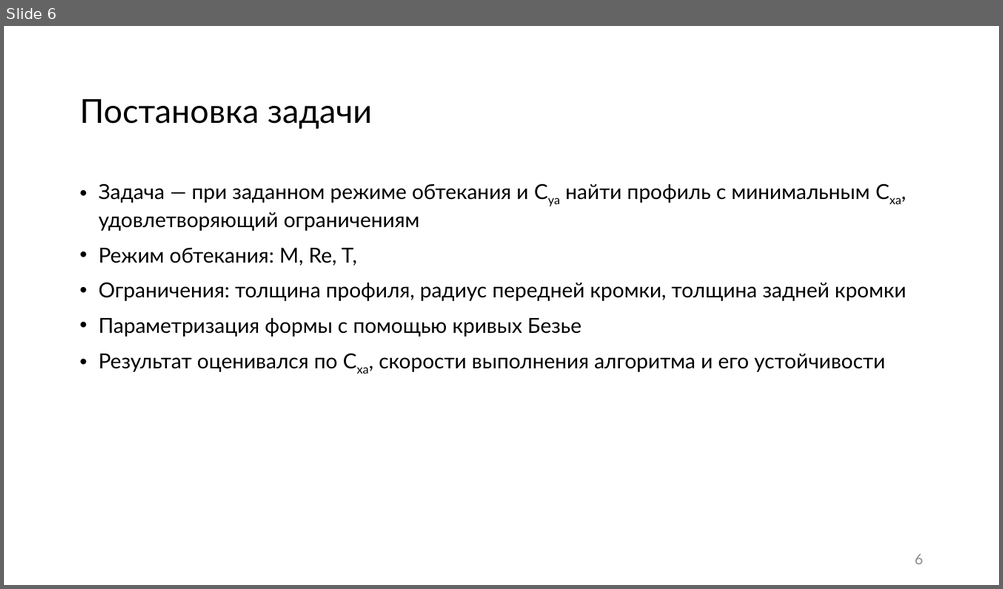
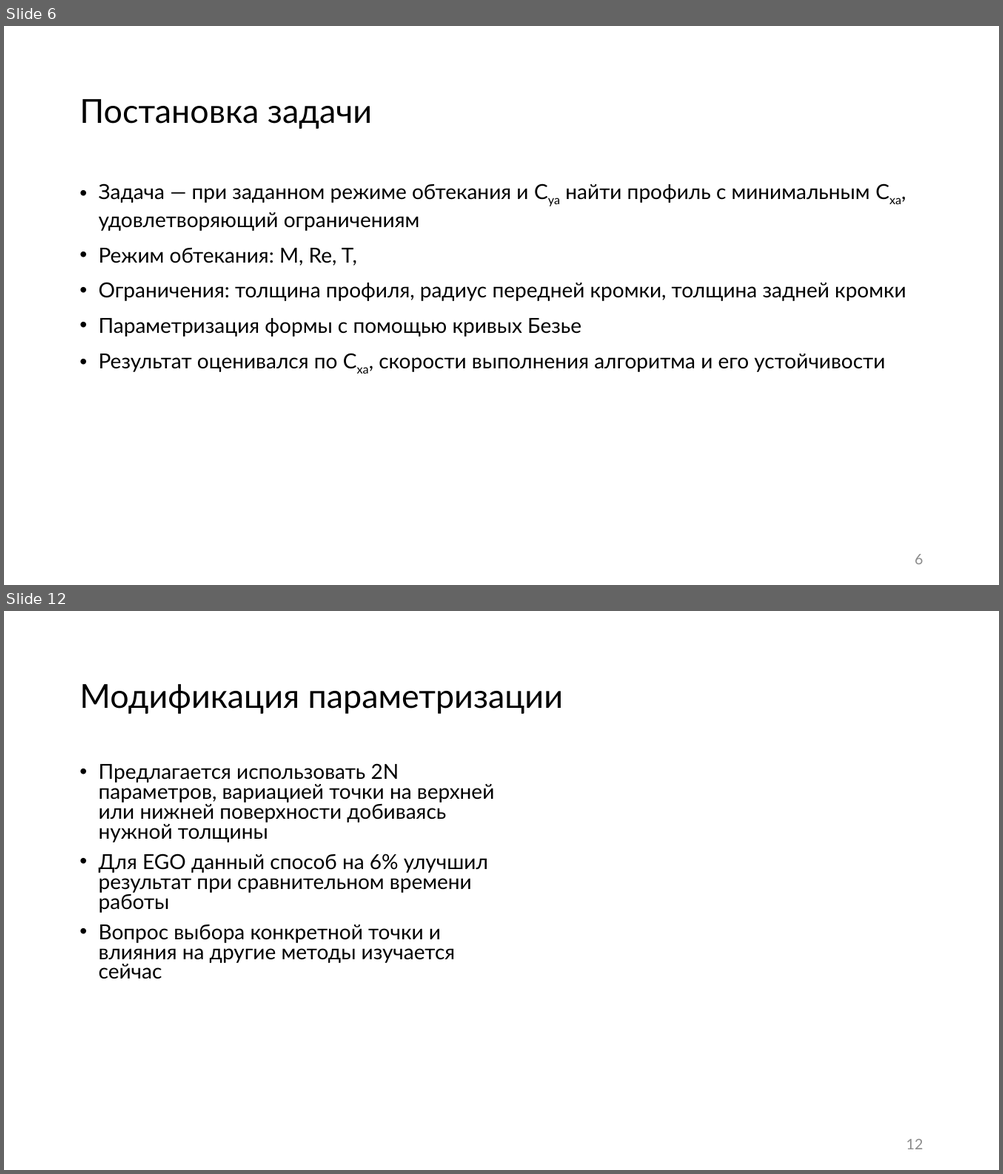
Before and after one commit to 737CMD/Diploma_bac, a slide deck: results/Тексты/Презентация_ВКР Черных.pptx. Shown one above the other, each under a label of ours: slide 6 before the commit, slides 6 and 12 after it; the slides between them are not shown. The pictures are 1003x589 and 1003x1174 pixels, drawn with LibreOffice and Linux fonts; fonts in the diff are those of the drawing; background and template pictures are left out. Boxes give left, top, right and bottom in pixels: in the first picture for what was removed or moved away, otherwise in the second. Text is boxed around its words. In the diff, an @@ line names an element or a change of style, - is before the commit and + after.

```diff
--- a/results/Тексты/Презентация_ВКР Черных.pptx
+++ b/results/Тексты/Презентация_ВКР Черных.pptx
@@ slide 12 added at [4,611,999,1170], background #FFFFFF @@
@@ title added at [79,684,563,714], 32 pt, text #000000 @@
+Модификация параметризации
@@ text added at [99,763,495,980], 20 pt, text #000000 @@
+• Предлагается использовать 2N параметров, вариацией точки на верхней или нижней поверхности добиваясь нужной толщины
+• Для EGO данный способ на 6% улучшил результат при сравнительном времени работы
+• Вопрос выбора конкретной точки и влияния на другие методы изучается сейчас
@@ page number added at [906,1139,923,1150], 14 pt, text #8C8C8C @@
+12
```
Also in this commit, not shown: 3 slides changed, 4 other slides added, 2 slides removed.
